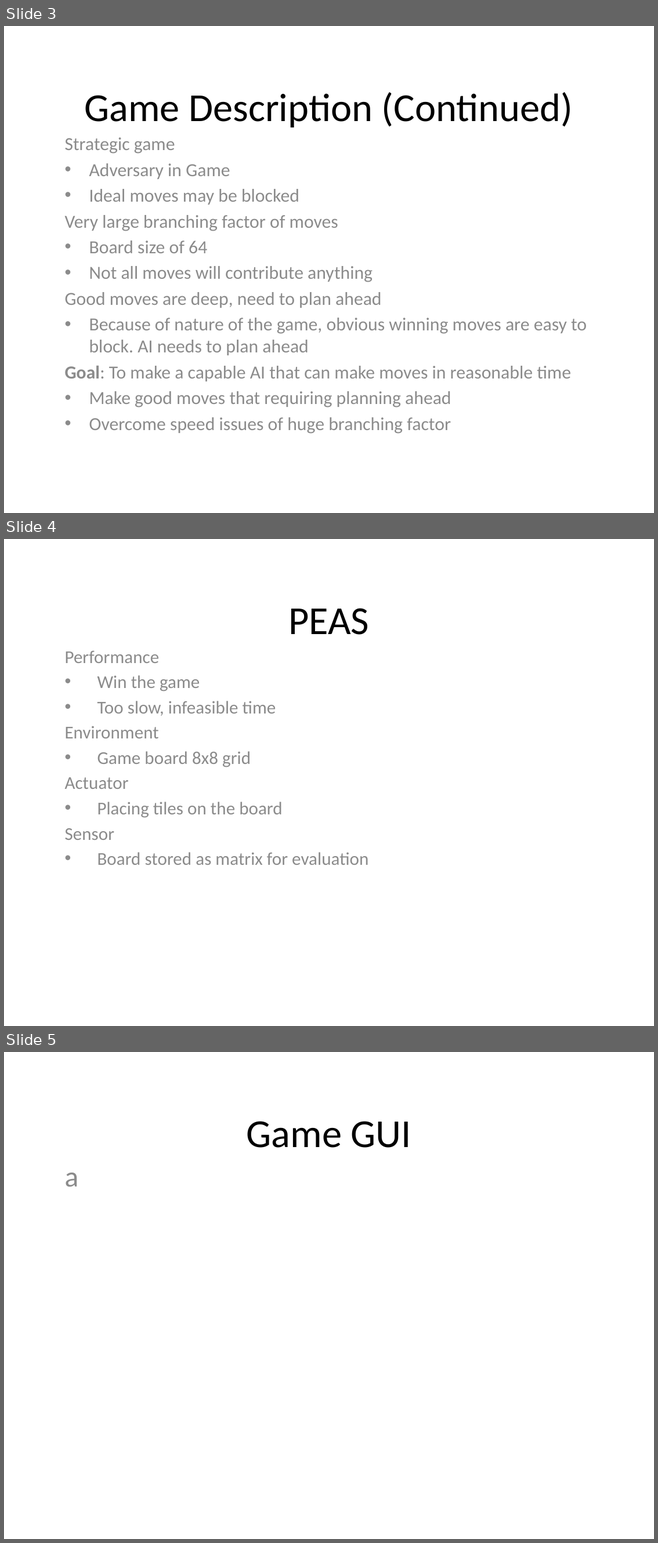
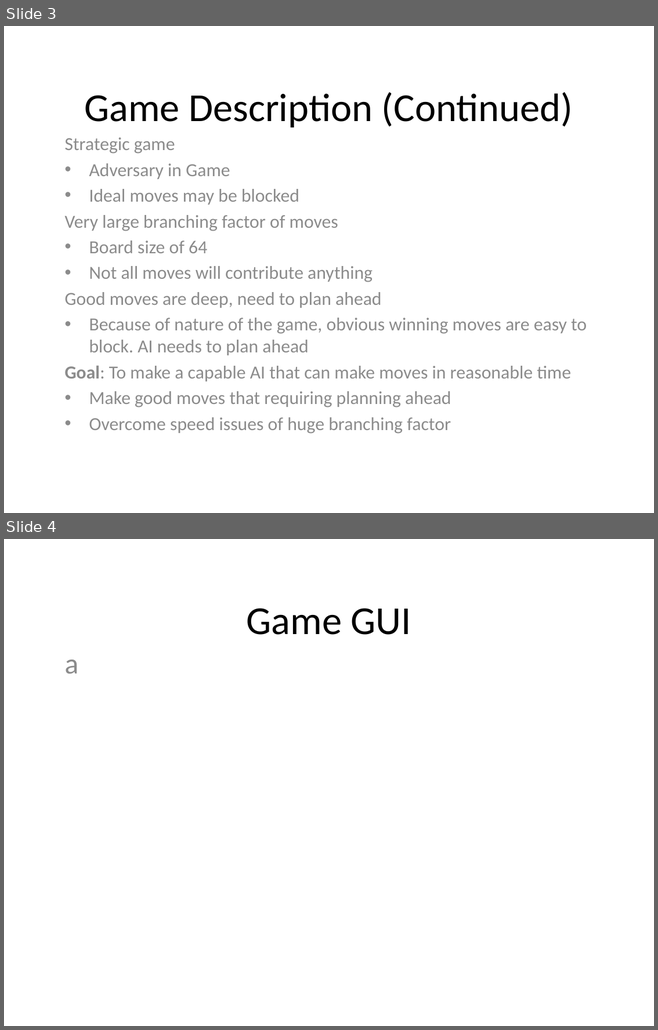
Before and after one commit to yangjiao2/271AIgame, a slide deck: Presentation.pptx. Shown one above the other, each under a label of ours: slides 3, 4 and 5 before the commit, slides 3 and 4 after it. The pictures are 658x1543 and 658x1030 pixels, drawn with LibreOffice and Linux fonts; fonts in the diff are those of the drawing. Boxes give left, top, right and bottom in pixels: in the first picture for what was removed or moved away, otherwise in the second. Text is boxed around its words. In the diff, an @@ line names an element or a change of style, - is before the commit and + after.

```diff
--- a/Presentation.pptx
+++ b/Presentation.pptx
@@ slide 4 removed at (4, 539, 654, 1026), background #FFFFFF @@
@@ title removed at (288, 608, 369, 635) @@
-PEAS
@@ subtitle removed at (65, 651, 368, 865) @@
-Performance
-• Win the game
-• Too slow, infeasible time
-Environment
-• Game board 8x8 grid
-Actuator
-• Placing tiles on the board
-Sensor
-• Board stored as matrix for evaluation
@@ what was slide 5 is now slide 4 @@
```
Also in this commit, not shown: 1 slide changed, 3 other files.
